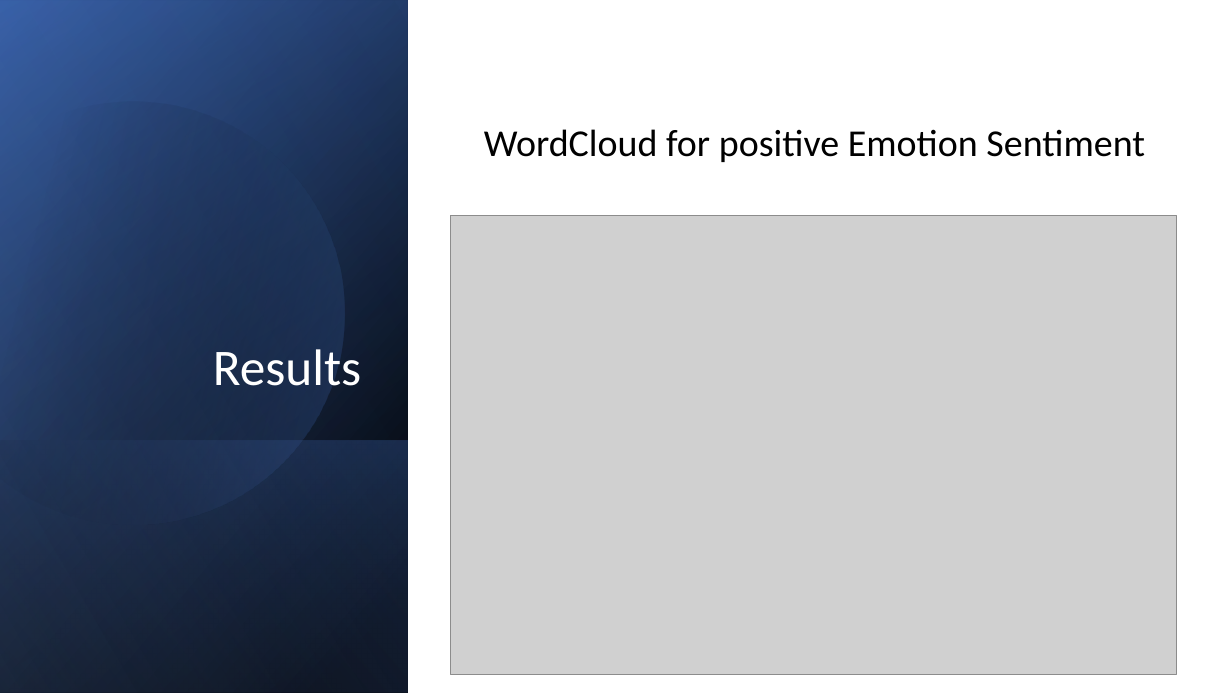
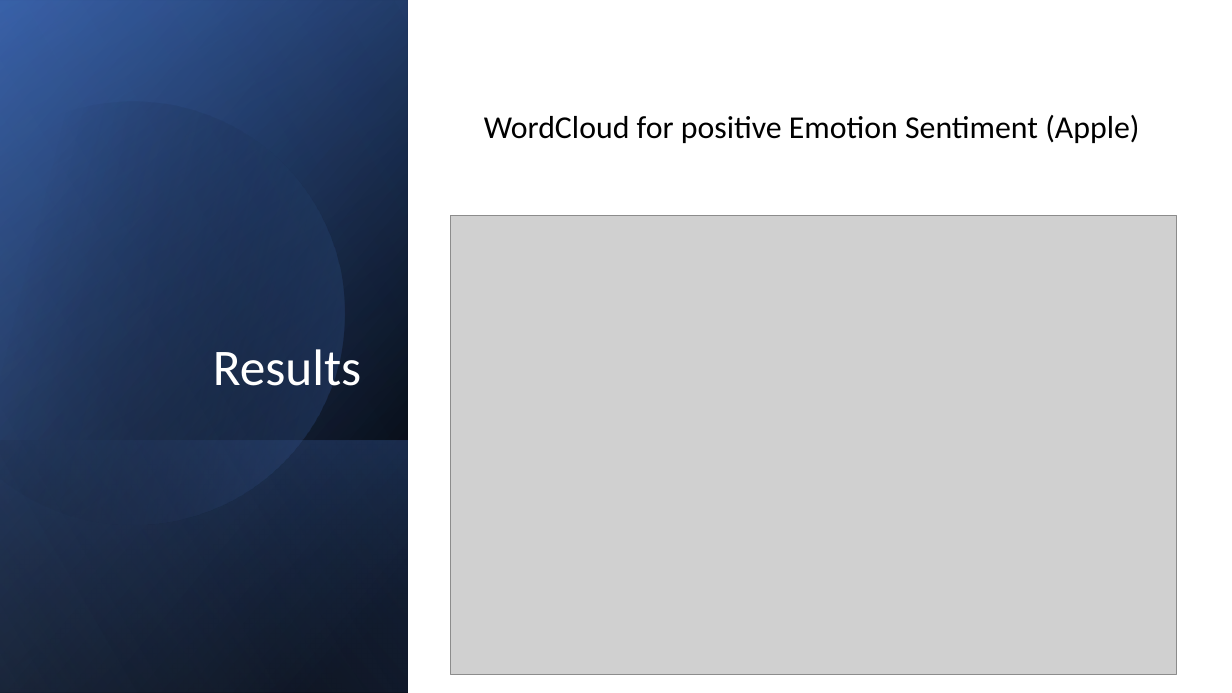
Before and after one commit to carlos-marin1742/Apple-Sentiment-analysis-NLP, a slide deck: slide 9 of dsc-phase-4-project-presentation.pptx (slide 8 before the commit). Drawn at 1232x693 pixels with LibreOffice and Linux fonts; fonts in the diff are those of the drawing; grey boxes stand for pictures. Boxes give left, top, right and bottom in pixels: in the first picture for what was removed or moved away, otherwise in the second. Text is boxed around its words. In the diff, an @@ line names an element or a change of style, - is before the commit and + after.

```diff
--- a/dsc-phase-4-project-presentation.pptx
+++ b/dsc-phase-4-project-presentation.pptx
@@ text at box(484, 115, 1139, 143): text changed; size 29.6 to 24.8 pt @@
-WordCloud for positive Emotion Sentiment
+WordCloud for positive Emotion Sentiment (Apple)
```
Also in this commit, not shown: 6 other slides changed, 7 slides added, 8 other files.
